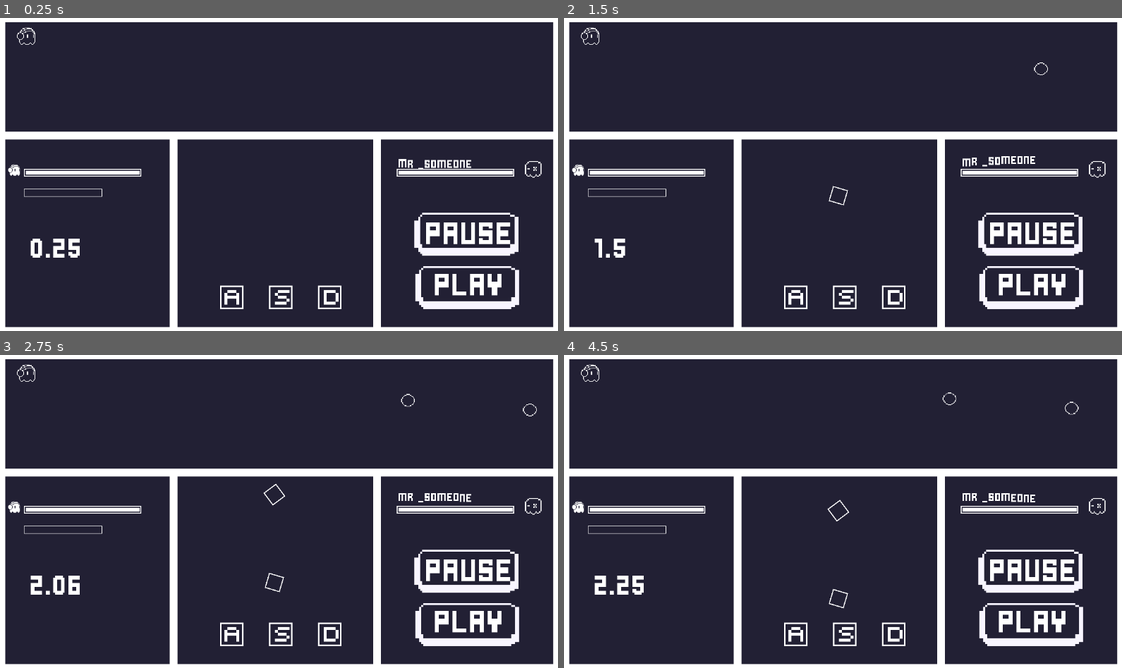
Above: before the commit, frames 1-4 (two rows, left to right).
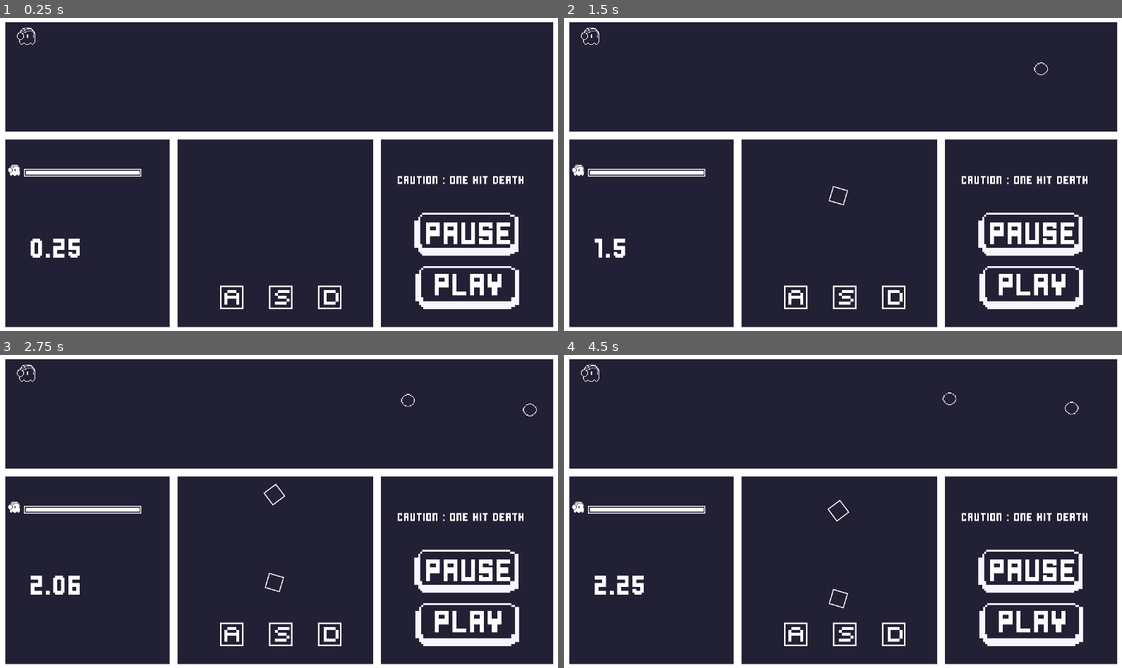
Above: after the commit, the same moments.

Repository: Nicky1699/Beat-jam
Game: Godot game, scene res://Scenes/Levels/bonus.tscn
Same seed, same stepped clock (60 frames per second), same inputs: the game is played once before the commit and once after it. This scene is started directly instead of the project's main scene.
Inputs (mouse positions are in pixels of both pictures, inside the frame that each line leads up to):
- Up to frame 1 (0.25 s): no input
- Up to frame 2 (1.5 s): click (1032, 299) at 0.5 s; click (1032, 299) at 1.25 s
- Up to frame 3 (2.75 s): click (468, 567) at 2 s
- Up to frame 4 (4.5 s): click (1032, 567) at 2.75 s; click (1032, 567) at 3.5 s; click (1032, 636) at 4.25 s

The runs differ from the first frame. In frame 1, 1.2% of the frame differs, in the area x 4-98%, y 45-58%; in frame 2, 1.2%; in frame 3, 1.2%; in frame 4, 1.2%.

Commit message:
final win scene

Diff:
--- a/Scenes/Entity/boss_2.tscn
+++ b/Scenes/Entity/boss_2.tscn
@@ -7,6 +7,21 @@
 
 [sub_resource type="CircleShape2D" id="CircleShape2D_jntso"]
 radius = 16.7631
+
+[sub_resource type="Animation" id="Animation_66ydo"]
+length = 0.001
+tracks/0/type = "value"
+tracks/0/imported = false
+tracks/0/enabled = true
+tracks/0/path = NodePath("ColorRect:self_modulate")
+tracks/0/interp = 1
+tracks/0/loop_wrap = true
+tracks/0/keys = {
+"times": PackedFloat32Array(0),
+"transitions": PackedFloat32Array(1),
+"update": 0,
+"values": [Color(1, 1, 1, 0)]
+}
 
 [sub_resource type="Animation" id="Animation_jntso"]
 resource_name = "fade_out"
@@ -46,21 +61,6 @@
 "times": PackedFloat32Array(),
 "transitions": PackedFloat32Array(),
 "values": []
-}
-
-[sub_resource type="Animation" id="Animation_66ydo"]
-length = 0.001
-tracks/0/type = "value"
-tracks/0/imported = false
-tracks/0/enabled = true
-tracks/0/path = NodePath("ColorRect:self_modulate")
-tracks/0/interp = 1
-tracks/0/loop_wrap = true
-tracks/0/keys = {
-"times": PackedFloat32Array(0),
-"transitions": PackedFloat32Array(1),
-"update": 0,
-"values": [Color(1, 1, 1, 0)]
 }
 
 [sub_resource type="AnimationLibrary" id="AnimationLibrary_qetn2"]
--- a/Scenes/Entity/boss_3.tscn
+++ b/Scenes/Entity/boss_3.tscn
@@ -4,6 +4,21 @@
 [ext_resource type="Texture2D" uid="uid://b05sqj4rjo5qq" path="res://Assets/boss/boss_3.png" id="1_ravjh"]
 
 [sub_resource type="CapsuleShape2D" id="CapsuleShape2D_k0ice"]
+
+[sub_resource type="Animation" id="Animation_lkuwy"]
+length = 0.001
+tracks/0/type = "value"
+tracks/0/imported = false
+tracks/0/enabled = true
+tracks/0/path = NodePath("CanvasLayer/ColorRect:self_modulate")
+tracks/0/interp = 1
+tracks/0/loop_wrap = true
+tracks/0/keys = {
+"times": PackedFloat32Array(0),
+"transitions": PackedFloat32Array(1),
+"update": 0,
+"values": [Color(1, 1, 1, 0)]
+}
 
 [sub_resource type="Animation" id="Animation_k0ice"]
 resource_name = "fasde_in"
@@ -32,21 +47,6 @@
 "args": [],
 "method": &"level_change"
 }]
-}
-
-[sub_resource type="Animation" id="Animation_lkuwy"]
-length = 0.001
-tracks/0/type = "value"
-tracks/0/imported = false
-tracks/0/enabled = true
-tracks/0/path = NodePath("CanvasLayer/ColorRect:self_modulate")
-tracks/0/interp = 1
-tracks/0/loop_wrap = true
-tracks/0/keys = {
-"times": PackedFloat32Array(0),
-"transitions": PackedFloat32Array(1),
-"update": 0,
-"values": [Color(1, 1, 1, 0)]
 }
 
 [sub_resource type="AnimationLibrary" id="AnimationLibrary_njjmx"]
--- a/Scenes/Levels/bonus.gd
+++ b/Scenes/Levels/bonus.gd
@@ -44,12 +44,12 @@
 
 
 func _on_game_over_timeout() -> void:
-	get_tree().change_scene_to_file("res://Scenes/Levels/bonus.tscn")
+	get_tree().change_scene_to_file("res://Scenes/Levels/bonus_win.tscn")
 
 
 func _on_area_2d_area_entered(area: Area2D) -> void:
 	if area.is_in_group("slash") or area.is_in_group("bullet"):
-		area.dmg =100
+		area.dmg =1200
 		print(area.dmg)
 	if time_up == true:
 		area.speed = 400
--- a/Scenes/Levels/bonus.tscn
+++ b/Scenes/Levels/bonus.tscn
@@ -65,6 +65,7 @@
 flip_h = true
 
 [node name="shoot_bar" type="TextureProgressBar" parent="level_1/UI"]
+visible = false
 layout_mode = 0
 offset_left = 40.0
 offset_top = 101.0
@@ -74,6 +75,7 @@
 texture_progress = ExtResource("9_c0xrf")
 
 [node name="boss_health" type="TextureProgressBar" parent="level_1/UI"]
+visible = false
 layout_mode = 0
 offset_left = 801.98
 offset_top = 60.0
@@ -85,21 +87,22 @@
 texture_progress = ExtResource("6_j0elo")
 
 [node name="boss_emot_1" type="Sprite2D" parent="level_1/UI"]
+visible = false
 position = Vector2(1081.19, 61.19)
 scale = Vector2(2.4, 2.464)
 texture = ExtResource("10_xw10k")
 
 [node name="RichTextLabel" type="RichTextLabel" parent="level_1/UI"]
 layout_mode = 0
-offset_left = 804.0
-offset_top = 16.0
-offset_right = 1014.0
-offset_bottom = 43.0
+offset_left = 802.0
+offset_top = 52.0
+offset_right = 1012.0
+offset_bottom = 79.0
 scale = Vector2(1.63, 1.63)
 theme_override_fonts/normal_font = ExtResource("11_u5iip")
 bbcode_enabled = true
 text = "
-[wave amp=30 freq=2]Mr _Someone
+Caution : One hit death
 
 "
 scroll_active = false
--- a/Scenes/Levels/level_3.tscn
+++ b/Scenes/Levels/level_3.tscn
@@ -54,10 +54,6 @@
 [node name="boss_3" parent="." instance=ExtResource("16_teul3")]
 position = Vector2(1077, 57)
 scale = Vector2(2.5, 2.5)
-
-[node name="Beats3" type="AudioStreamPlayer" parent="."]
-stream = ExtResource("17_anjjd")
-autoplay = true
 
 [node name="AudioStreamPlayer2D" type="AudioStreamPlayer2D" parent="."]
 stream = ExtResource("17_anjjd")
